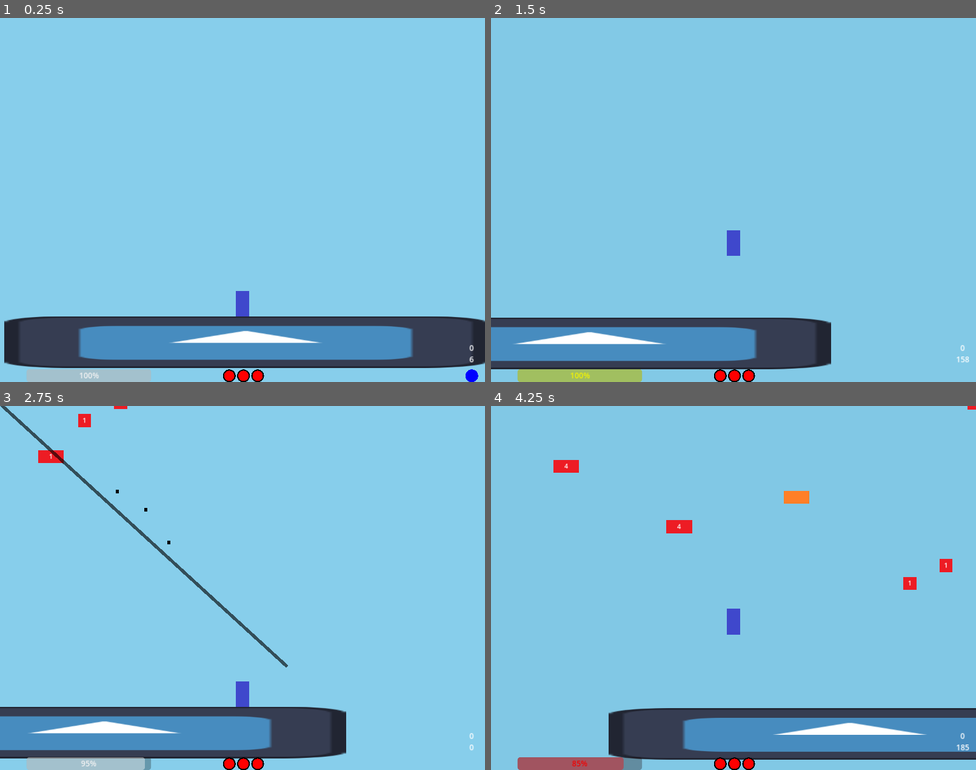
Above: before the commit, frames 1-4 (two rows, left to right).
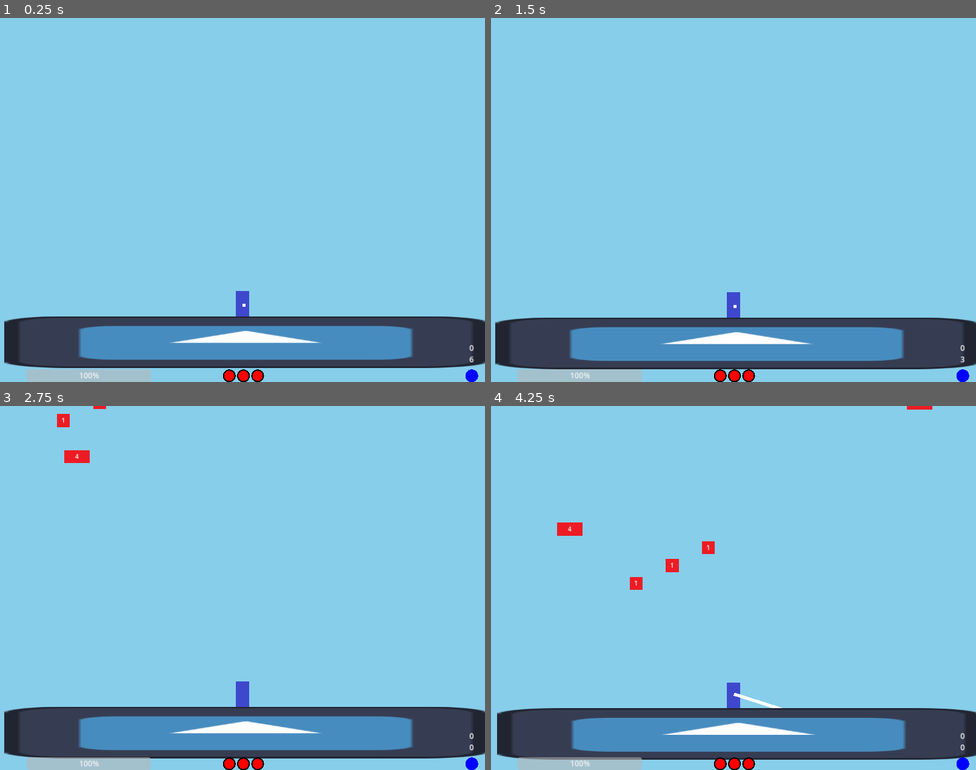
Above: after the commit, the same moments.

Repository: notMSB/bunk
Game: Godot game, scene res://scenes/game.tscn
Same seed, same stepped clock (60 frames per second), same inputs: the game is played once before the commit and once after it. The engine's default icon, where the game draws it, is replaced by a stand-in: a white triangle on a blue panel in a dark square.
Inputs (mouse positions are in pixels of both pictures, inside the frame that each line leads up to):
- Up to frame 1 (0.25 s): no input
- Up to frame 2 (1.5 s): move the mouse to (709, 272) at 0.52 s; hold Right (ui_right) from 0.53 s (still down); tap Shift (item) at 0.6 s; tap Space (jump) at 0.77, 1.07 s; tap Ctrl (misc) at 0.8, 1.35 s; move the mouse to (879, 254) at 1.27 s
- Up to frame 3 (2.75 s): tap Space (jump) at 1.52, 1.82 s; click (388, 642) at 1.55 s; move the mouse to (97, 533) at 2.02 s; release Right (ui_right) at 2.03 s; press the mouse at (97, 533) at 2.03 s; hold Left (ui_left) from 2.03 s (still down); tap Mouse wheel down (swap_down) at 2.3 s
- Up to frame 4 (4.25 s): keep holding Left (ui_left); move the mouse to (757, 588) at 2.77 s; release the mouse at (757, 588) at 2.78 s; tap Mouse wheel down (swap_down) at 2.85 s; tap Space (jump) at 3.02, 3.05, 3.32, 3.6, 3.77, 4.07 s; move the mouse to (660, 497) at 3.52 s; tap Shift (item) at 3.8 s

The runs differ from the first frame. In frame 1, less than 0.1% of the frame differs, in the area x 50-51%, y 78-80%; in frame 2, 10%; in frame 3, 9.9%; in frame 4, 10%, in the area x 1-100%, y 0-100%.

Commit message:
mobile rework

Diff:
--- a/scenes/game.tscn
+++ b/scenes/game.tscn
@@ -135,6 +135,7 @@
 
 [node name="Player" parent="." instance=ExtResource("1_5bqmq")]
 position = Vector2(587, 586)
+mobile = true
 
 [node name="Floor" type="StaticBody2D" parent="."]
 z_index = 1
--- a/scenes/player.tscn
+++ b/scenes/player.tscn
@@ -8,6 +8,7 @@
 [ext_resource type="PackedScene" uid="uid://c1cujh6mkr13u" path="res://scenes/shotgun.tscn" id="6_g4ar1"]
 [ext_resource type="Script" path="res://scripts/grenade.gd" id="7_bquw6"]
 [ext_resource type="PackedScene" uid="uid://dwboudnyjtnrq" path="res://scenes/explosion.tscn" id="8_2i5iv"]
+[ext_resource type="Texture2D" uid="uid://2vxf00blm6y4" path="res://assets/sprites/bullet.png" id="9_d85gv"]
 
 [sub_resource type="RectangleShape2D" id="RectangleShape2D_pwljv"]
 size = Vector2(32, 64)
@@ -47,3 +48,7 @@
 [node name="grenade" type="Node2D" parent="Item"]
 script = ExtResource("7_bquw6")
 Explosion = ExtResource("8_2i5iv")
+
+[node name="Line" type="Sprite2D" parent="."]
+texture = ExtResource("9_d85gv")
+centered = false
--- a/scripts/basic_gun.gd
+++ b/scripts/basic_gun.gd
@@ -25,6 +25,6 @@
 func increase_drift(amount):
 	drift = min(drift + amount, MAX_DRIFT)
 
-func shot_boost(mousePos, playerPos):
+func shot_boost(mousePos, playerPos, force):
 	var direction = (playerPos - mousePos).normalized()
-	return Vector2(500, 500) * direction
+	return Vector2(force, force) * direction
--- a/scripts/enemy.gd
+++ b/scripts/enemy.gd
@@ -103,6 +103,6 @@
 
 func _on_contact_damage_body_entered(body):
 	if $ContactDamage.visible and body.collision_layer == 65: #damage player
-		var left := false if body.position.x > position.x else true
+		var knockbackDir := false if body.position.x > position.x else true
 		if body.launching: take_damage(health) #a boosting player damages enemies
-		else: body.take_damage(left)
+		else: body.take_damage(knockbackDir)
--- a/scripts/global.gd
+++ b/scripts/global.gd
@@ -2,5 +2,5 @@
 
 var score := 0
 var easy := false
-var usedWeapon := 0
+var usedWeapon := 3
 var shame := false
--- a/scripts/laser_gun.gd
+++ b/scripts/laser_gun.gd
@@ -9,7 +9,6 @@
 func get_pierce():
 	return PIERCE
 
-func shot_boost(mousePos, playerPos, grounded):
-	var force = 500 if grounded else 400
+func shot_boost(mousePos, playerPos, force):
 	var direction = (playerPos - mousePos).normalized()
 	return Vector2(force, force) * direction
--- a/scripts/player.gd
+++ b/scripts/player.gd
@@ -13,6 +13,12 @@
 #var jumpBoost = 0
 
 @export var mobile := false
+var startingLaunchPos := Vector2(0,0)
+var currentLaunchPos := Vector2(0,0)
+const MINIMUM_LAUNCH := 30
+const MAXIMUM_LAUNCH := 400
+const LAUNCH_MULTIPLIER := 3
+
 var launching := false
 var crouched := false
 var fastfalling := false
@@ -58,7 +64,6 @@
 	fuelThreshold = 0 if Global.easy else 5
 
 func _physics_process(delta):
-	if launching and velocity.y >= 0: launching = false
 	UI.set_height(position.y)
 	weaponCooldown = max(weaponCooldown - delta, 0)
 	if position.y > $Camera2D.get_screen_center_position().y - $Camera2D.offset.y + BOTTOM_MOD:
@@ -75,65 +80,9 @@
 		if currentPlatform and velocity.y == 0: change_velocity(currentPlatform.velocity.y)
 		currentAirJumps = 0
 		UI.set_fuel(fuel, fuelThreshold, currentAirJumps, AIR_JUMPS)
-	if !mobile:
-		if Input.is_action_just_pressed("swap_up"):
-			weaponIndex -= 1
-			if weaponIndex < 0: weaponIndex = $Weapon.get_child_count()-1
-			weaponCooldown = .1
-		if Input.is_action_just_pressed("swap_down"):
-			weaponIndex += 1
-			if weaponIndex == $Weapon.get_child_count(): weaponIndex = 0
-			weaponCooldown = .1
-		if Input.is_action_just_pressed("down") and !crouched: crouch()
-		if Input.is_action_just_released("down") and crouched: uncrouch()
-
-		#Controller support, right stick mouse movement
-		var mouseSens := 3000.0
-		var mouseDir : Vector2
-		var movement : Vector2
-
-		mouseDir.x = Input.get_action_strength("rs_right") - Input.get_action_strength("rs_left")
-		mouseDir.y = Input.get_action_strength("rs_down") - Input.get_action_strength("rs_up")
-
-		if abs(mouseDir.x) == 1 and abs(mouseDir.y) == 1: mouseDir = mouseDir.normalized()
-		movement = mouseSens * mouseDir * delta
-		if movement: get_viewport().warp_mouse(get_viewport().get_mouse_position() + movement)
-
-		var direction = Input.get_axis("ui_left", "ui_right")
-		#var speedVal = max(SPEED, abs(velocity.x)-5)
-		var speedVal = max(SPEED, abs(velocity.x)-5) if direction * velocity.x > 0 else SPEED
-		if direction:
-			velocity.x = direction * speedVal
-		else:
-			if is_on_floor():
-				velocity.x = move_toward(velocity.x, 0, SPEED)
-			else:
-				velocity.x = move_toward(velocity.x, 0, 30)
-		if Input.is_action_just_pressed("jump"): jump()
-		if Input.is_action_just_released("jump") and velocity.y < 0 and jumping:
-			change_velocity(velocity.y * 0.4)
-			jumping = false
-			if currentPlatform != null:
-				currentPlatform.unboost()
-				currentPlatform = null
-		if Input.is_action_just_pressed("misc"):
-			Global.easy = !Global.easy
-			Global.shame = true
-			fuelThreshold = 0 if Global.easy else 5
-		if Input.is_action_just_pressed("item") and hasItem:
-			$Item.get_child(0).use()
-			change_item(false)
-	else:
-		if is_on_floor(): velocity.x = 0
-	if Input.is_action_pressed("shoot") and weaponCooldown <= 0:
-		var shot = $Weapon.get_child(weaponIndex).Projectile.instantiate()
-		$Projectiles.add_child(shot)
-
-		shot.fire(get_global_mouse_position(), global_position, $Weapon.get_child(weaponIndex).DAMAGE, $Weapon.get_child(weaponIndex).get_pierce())
-		weaponCooldown = $Weapon.get_child(weaponIndex).COOLDOWN
-		if mobile:
-			if get_global_mouse_position().y > global_position.y: launching = true
-			if launching or !is_on_floor(): velocity = $Weapon.get_child(weaponIndex).shot_boost(get_global_mouse_position(), global_position, is_on_floor())
+
+	if !mobile: classic_process(delta)
+	else: mobile_process()
 
 	if invulnerable:
 		currentInvuln -= delta
@@ -141,6 +90,86 @@
 			set_invuln(false)
 
 	move_and_slide()
+
+func classic_process(delta):
+	if launching and velocity.y >= 0: launching = false
+	if Input.is_action_just_pressed("swap_up"):
+			weaponIndex -= 1
+			if weaponIndex < 0: weaponIndex = $Weapon.get_child_count()-1
+			weaponCooldown = .1
+	if Input.is_action_just_pressed("swap_down"):
+		weaponIndex += 1
+		if weaponIndex == $Weapon.get_child_count(): weaponIndex = 0
+		weaponCooldown = .1
+	if Input.is_action_just_pressed("down") and !crouched: crouch()
+	if Input.is_action_just_released("down") and crouched: uncrouch()
+
+	#Controller support, right stick mouse movement
+	var mouseSens := 3000.0
+	var mouseDir : Vector2
+	var movement : Vector2
+
+	mouseDir.x = Input.get_action_strength("rs_right") - Input.get_action_strength("rs_left")
+	mouseDir.y = Input.get_action_strength("rs_down") - Input.get_action_strength("rs_up")
+
+	if abs(mouseDir.x) == 1 and abs(mouseDir.y) == 1: mouseDir = mouseDir.normalized()
+	movement = mouseSens * mouseDir * delta
+	if movement: get_viewport().warp_mouse(get_viewport().get_mouse_position() + movement)
+
+	var direction = Input.get_axis("ui_left", "ui_right")
+	#var speedVal = max(SPEED, abs(velocity.x)-5)
+	var speedVal = max(SPEED, abs(velocity.x)-5) if direction * velocity.x > 0 else SPEED
+	if direction:
+		velocity.x = direction * speedVal
+	else:
+		if is_on_floor():
+			velocity.x = move_toward(velocity.x, 0, SPEED)
+		else:
+			velocity.x = move_toward(velocity.x, 0, 30)
+	if Input.is_action_just_pressed("jump"): jump()
+	if Input.is_action_just_released("jump") and velocity.y < 0 and jumping:
+		change_velocity(velocity.y * 0.4)
+		jumping = false
+		if currentPlatform != null:
+			currentPlatform.unboost()
+			currentPlatform = null
+	if Input.is_action_just_pressed("misc"):
+		Global.easy = !Global.easy
+		Global.shame = true
+		fuelThreshold = 0 if Global.easy else 5
+	if Input.is_action_just_pressed("item") and hasItem:
+		$Item.get_child(0).use()
+		change_item(false)
+	if Input.is_action_pressed("shoot") and weaponCooldown <= 0:
+		fire_weapon()
+
+func mobile_process():
+	if is_on_floor():
+		velocity.x = 0
+		if launching: launching = false
+	if Input.is_action_just_pressed("shoot"):
+		startingLaunchPos = get_global_mouse_position()
+		currentLaunchPos = startingLaunchPos
+	elif Input.is_action_pressed("shoot"):
+		currentLaunchPos = get_global_mouse_position()
+		var direction = (currentLaunchPos - startingLaunchPos).normalized()
+		$Line.rotation = direction.angle() - Vector2.DOWN.angle()
+		var length = min(startingLaunchPos.distance_to(currentLaunchPos), MAXIMUM_LAUNCH)
+		$Line.scale.y = length / 8.0 #length of the sprite used for the line currently
+	if Input.is_action_just_released("shoot") and weaponCooldown <= 0:
+		fire_weapon()
+
+		var force = min(startingLaunchPos.distance_to(currentLaunchPos), MAXIMUM_LAUNCH)
+		if force > MINIMUM_LAUNCH: #minimum drag distance for launch
+			launching = true
+			velocity = $Weapon.get_child(weaponIndex).shot_boost(get_global_mouse_position(), global_position, force * LAUNCH_MULTIPLIER)
+
+func fire_weapon():
+	var shot = $Weapon.get_child(weaponIndex).Projectile.instantiate()
+	$Projectiles.add_child(shot)
+
+	shot.fire(get_global_mouse_position(), global_position, $Weapon.get_child(weaponIndex).DAMAGE, $Weapon.get_child(weaponIndex).get_pierce())
+	weaponCooldown = $Weapon.get_child(weaponIndex).COOLDOWN
 
 func set_platform():
 	for i in get_slide_collision_count():
--- a/scripts/rocket_launcher.gd
+++ b/scripts/rocket_launcher.gd
@@ -11,7 +11,6 @@
 	if get_parent().get_parent().crouched: return ALT_PIERCE
 	return PIERCE
 
-func shot_boost(mousePos, playerPos, grounded):
-	var force = 500 if grounded else 400
+func shot_boost(mousePos, playerPos, force):
 	var direction = (playerPos - mousePos).normalized()
 	return Vector2(force, force) * direction
--- a/scripts/shotgun.gd
+++ b/scripts/shotgun.gd
@@ -9,7 +9,6 @@
 func get_pierce():
 	return PIERCE
 
-func shot_boost(mousePos, playerPos, grounded):
-	var force = 500 if grounded else 400
+func shot_boost(mousePos, playerPos, force):
 	var direction = (playerPos - mousePos).normalized()
 	return Vector2(force, force) * direction
Not shown: 1 places in scenes/player.tscn that only renumber resources
